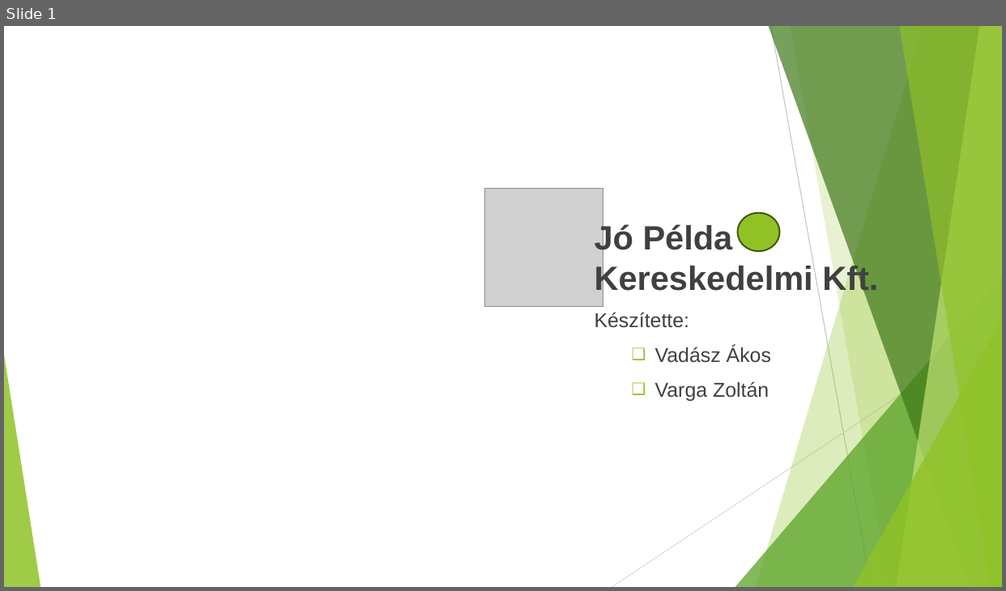
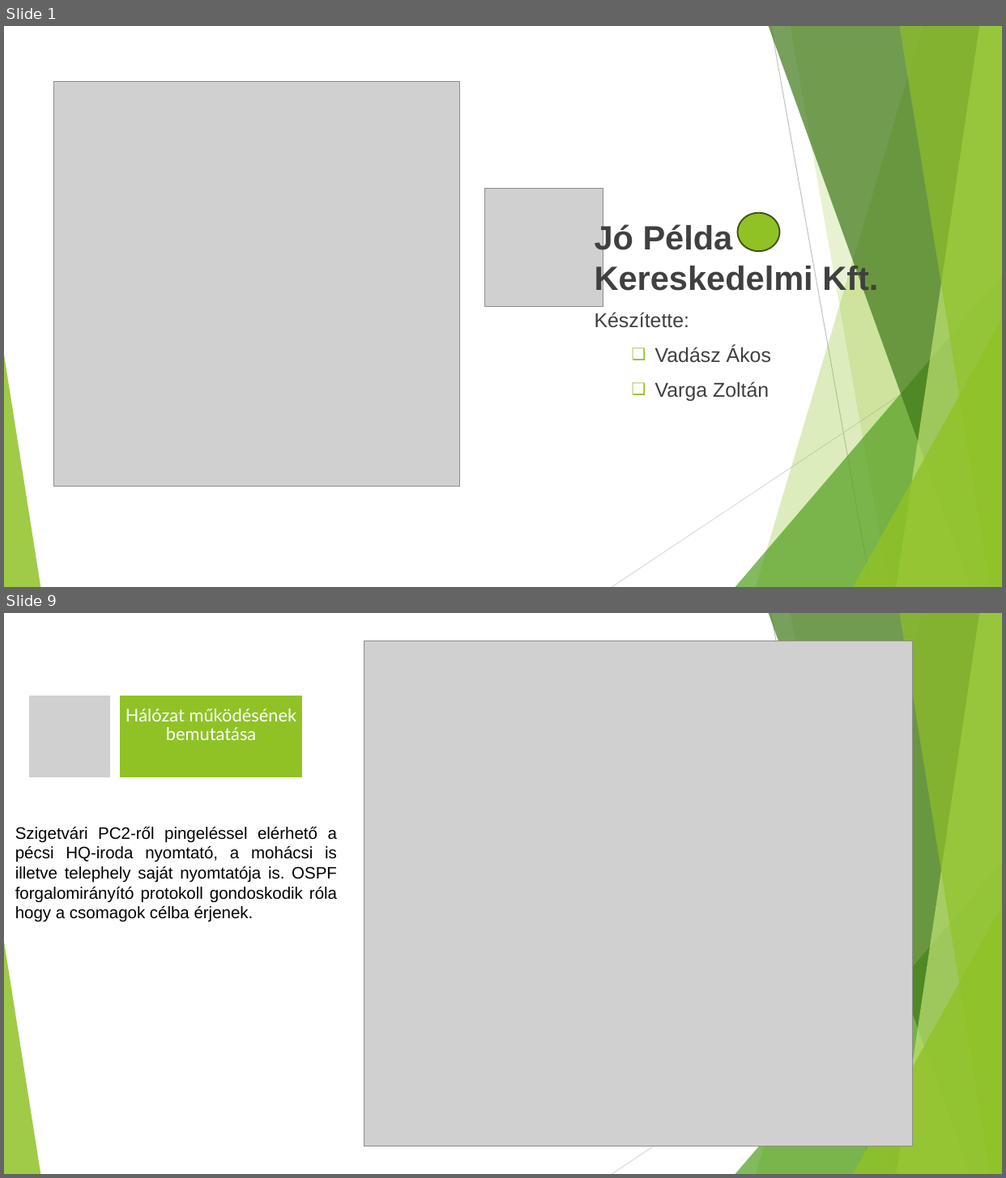
Before and after one commit to hmli83/414, a slide deck: Project_prezentacio.pptx. Shown one above the other, each under a label of ours: slide 1 before the commit, slides 1 and 9 after it; the slides between them are not shown. The pictures are 1006x591 and 1006x1178 pixels, drawn with LibreOffice and Linux fonts; fonts in the diff are those of the drawing; grey boxes stand for pictures. Boxes give left, top, right and bottom in pixels: in the first picture for what was removed or moved away, otherwise in the second. Text is boxed around its words. In the diff, an @@ line names an element or a change of style, - is before the commit and + after.

```diff
--- a/Project_prezentacio.pptx
+++ b/Project_prezentacio.pptx
@@ slide 9 added at (x1=4, y1=613, x2=1002, y2=1174), background #FFFFFF; not listed: 10 template elements that a slide beside it also shows @@
@@ picture added at (x1=364, y1=641, x2=913, y2=1147) @@
@@ picture added at (x1=28, y1=695, x2=111, y2=777) @@
@@ rectangle added at (x1=119, y1=695, x2=304, y2=777), fill #90C226, outline #FFFFFF 1.5 pt @@
@@ text added at (x1=126, y1=709, x2=297, y2=740), 17 pt, text #FFFFFF @@
+Hálózat működésének bemutatása
@@ text added at (x1=15, y1=827, x2=337, y2=922), 16 pt, text #000000 @@
+Szigetvári PC2-ről pingeléssel elérhető a pécsi HQ-iroda nyomtató, a mohácsi is illetve telephely saját nyomtatója is. OSPF forgalomirányító protokoll gondoskodik róla hogy a csomagok célba érjenek.
@@ slide 1 changed as well @@
@@ picture added at (x1=54, y1=81, x2=460, y2=487) @@
```
Also in this commit, not shown: 1 other slide changed, 9 other slides added, 1 slide removed.
